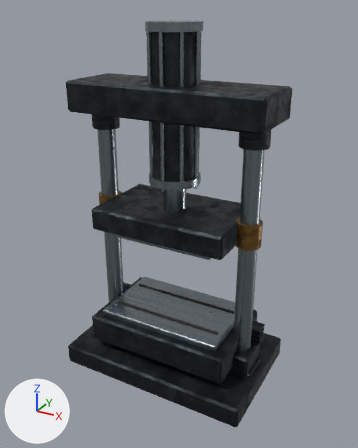
Two versions of the glTF model public/assets/animated_mechanisms/017.glb, one commit apart.
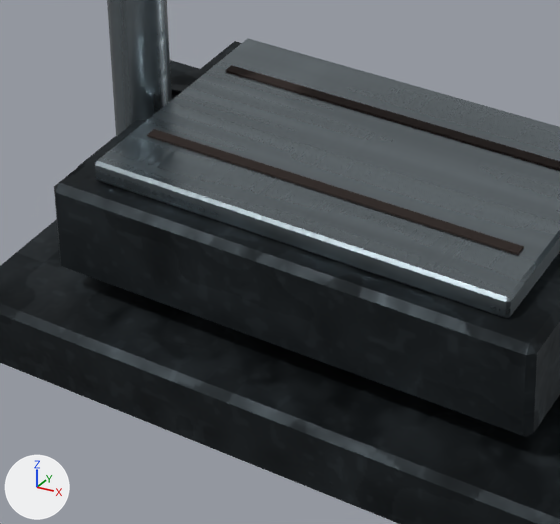
The first picture shows the older version from a 50 mm camera at (1.48, -2.64, 2.42) aimed at (0.04, -0.01, 1.11). The close-ups show the older and then the newer version on the part from 22% to 64% of the width and 59% to 91% of the height of that picture. Only the edits that show in the close-ups are written down. Lighting does not change. The marker at lower left points along +X, +Y and +Z. Where no turn or scale is listed for an object, it has been applied to the vertices.

Names of what the first close-up shows: 'gunmetal-cast-iron.001', 'machined-bearing-steel.001', 'mortar-joint-recess'.
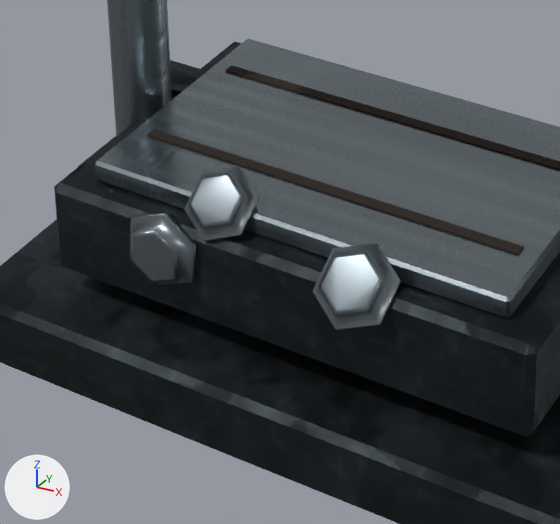
Patch to the scene script:
```diff
--- a/public/assets/animated_mechanisms/017.glb.py
+++ b/public/assets/animated_mechanisms/017.glb.py
@@ mat_machined_bearing_steel @@
 n0 = _N.new('ShaderNodeBsdfPrincipled'); n0.name = 'Principled BSDF'
+n0.inputs[15].default_value = 0.42  # 'Anisotropic'
 n1 = _N.new('ShaderNodeOutputMaterial'); n1.name = 'Material Output'
@@ mat_service_bolt @@
+mat_service_bolt = principled_material('service bolt')
+mat_service_bolt.base_color = (0.18, 0.21, 0.23)  # grey #767e84
+mat_service_bolt.metallic = 0.85
+mat_service_bolt.roughness = 0.32
@@ me_service_bolt_002 @@
+me_service_bolt_002.from_pydata(...)  # 144 vertices, 272 faces; spans x -0.21..0.27, y -0.33..0.24, z 0.39..2.06
+me_service_bolt_002.materials.append(mat_service_bolt)  # grey #767e84
@@ me_service_bolt_001 @@
+me_service_bolt_001.from_pydata(...)  # 144 vertices, 272 faces; spans x -0.32..0.32, y -0.38..0.02, z 0.27..2.03
+me_service_bolt_001.materials.append(mat_service_bolt)  # grey #767e84
@@ ob_service_bolt_002 @@
+ob_service_bolt_002 = bpy.data.objects.new('service bolt.002', me_service_bolt_002)
+ob_service_bolt_002.location = (0.0, 0.0, 0.0)
@@ ob_service_bolt_001 @@
+ob_service_bolt_001 = bpy.data.objects.new('service bolt.001', me_service_bolt_001)
+ob_service_bolt_001.location = (0.0, 0.0, 0.0)
```

Changed parts and their boxes [x1, y1, x2, y2] in the close-ups (560 x 524 px):
'service bolt.001', added: after [129, 213, 401, 330]
'service bolt.002', added: after [184, 166, 259, 241]
